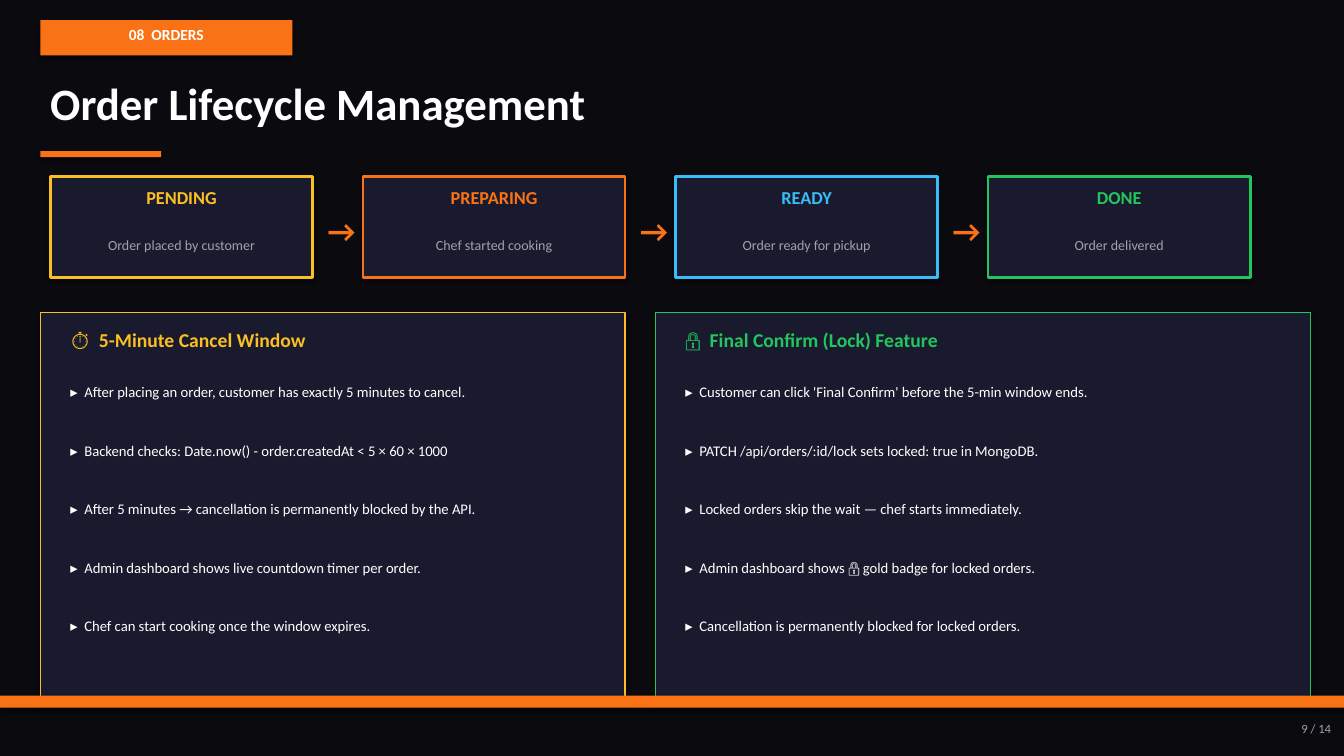
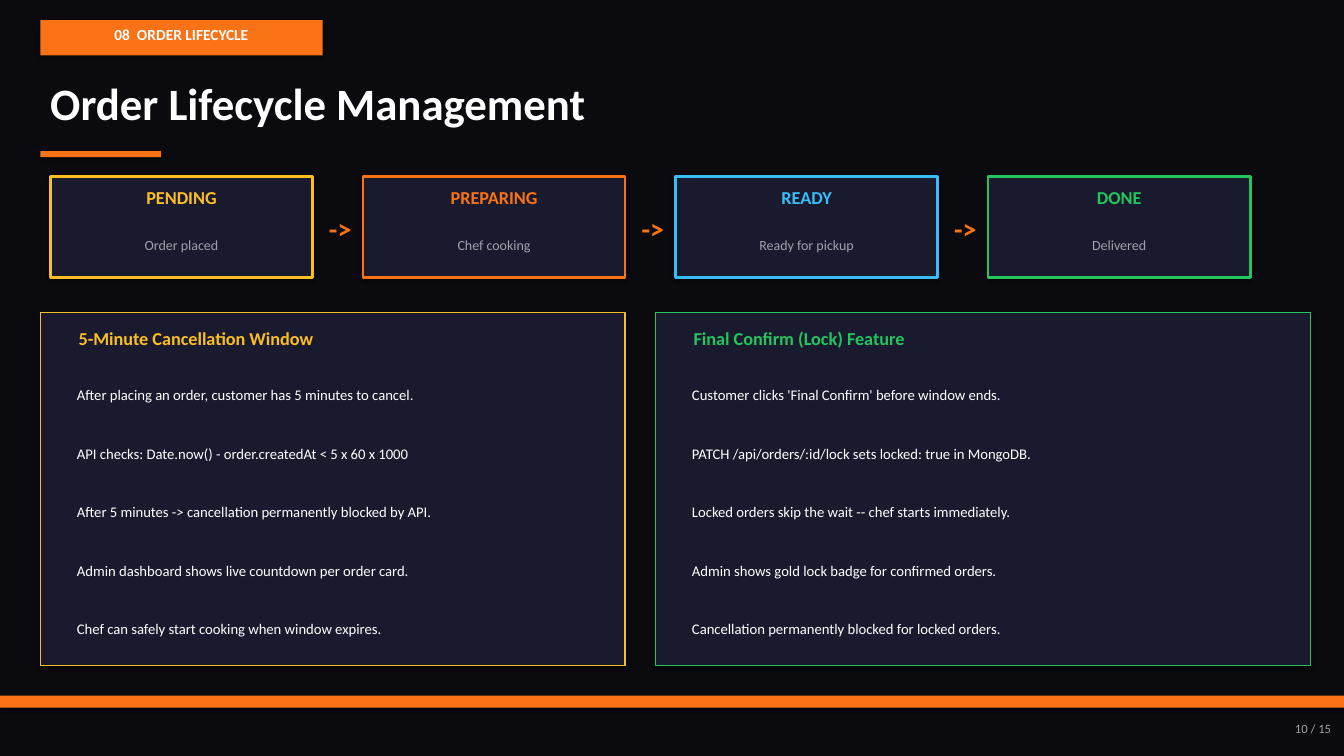
Before and after one commit to daniyalbettani/voice-restaurant-ai, a slide deck: slide 10 of VoiceBite_AI_Presentation.pptx (slide 9 before the commit). Drawn at 1344x756 pixels with LibreOffice and Linux fonts; fonts in the diff are those of the drawing. Boxes give left, top, right and bottom in pixels: in the first picture for what was removed or moved away, otherwise in the second. Text is boxed around its words. In the diff, an @@ line names an element or a change of style, - is before the commit and + after.

```diff
--- a/VoiceBite_AI_Presentation.pptx
+++ b/VoiceBite_AI_Presentation.pptx
@@ rectangle: place and size @@
-rectangle at <box>40,20,292,55</box>
+rectangle at <box>40,20,323,55</box>
@@ text at <box>114,29,248,40</box>: text changed @@
-08 ORDERS
+08 ORDER LIFECYCLE
@@ text at <box>318,207,363,252</box>: text changed; size 22 to 20 pt @@
-→
+->
@@ text at <box>630,207,676,252</box>: text changed; size 22 to 20 pt @@
-→
+->
@@ text at <box>943,207,988,252</box>: text changed; size 22 to 20 pt @@
-→
+->
@@ text at <box>145,240,218,252</box>: text changed @@
-Order placed by customer
+Order placed
@@ text at <box>458,240,531,253</box>: text changed @@
-Chef started cooking
+Chef cooking
@@ text at <box>759,240,853,252</box>: text changed @@
-Order ready for pickup
+Ready for pickup
@@ text at <box>1092,240,1146,250</box>: text changed @@
-Order delivered
+Delivered
@@ rectangle: place and size @@
-rectangle at <box>40,313,625,706</box>
+rectangle at <box>40,313,625,665</box>
@@ rectangle: place and size @@
-rectangle at <box>655,313,1311,706</box>
+rectangle at <box>655,313,1311,665</box>
@@ text at <box>79,332,313,345</box>: text changed; size 14 to 13 pt @@
-⏱️ 5-Minute Cancel Window
+5-Minute Cancellation Window
@@ text at <box>694,331,905,348</box>: text changed; size 14 to 13 pt @@
-🔒 Final Confirm (Lock) Feature
+Final Confirm (Lock) Feature
@@ text at <box>692,389,1001,400</box>: text changed @@
-▸ Customer can click 'Final Confirm' before the 5-min window ends.
+Customer clicks 'Final Confirm' before window ends.
@@ text at <box>77,390,413,403</box>: text changed @@
-▸ After placing an order, customer has exactly 5 minutes to cancel.
+After placing an order, customer has 5 minutes to cancel.
@@ text at <box>77,448,408,461</box>: text changed @@
-▸ Backend checks: Date.now() - order.createdAt < 5 × 60 × 1000
+API checks: Date.now() - order.createdAt < 5 x 60 x 1000
@@ text at <box>692,448,1031,462</box>: text changed @@
-▸ PATCH /api/orders/:id/lock sets locked: true in MongoDB.
+PATCH /api/orders/:id/lock sets locked: true in MongoDB.
@@ text at <box>77,506,431,520</box>: text changed @@
-▸ After 5 minutes → cancellation is permanently blocked by the API.
+After 5 minutes -> cancellation permanently blocked by API.
@@ text at <box>692,506,1011,520</box>: text changed @@
-▸ Locked orders skip the wait — chef starts immediately.
+Locked orders skip the wait -- chef starts immediately.
@@ text at <box>77,565,408,579</box>: text changed @@
-▸ Admin dashboard shows live countdown timer per order.
+Admin dashboard shows live countdown per order card.
@@ text at <box>692,565,996,579</box>: text changed @@
-▸ Admin dashboard shows 🔒 gold badge for locked orders.
+Admin shows gold lock badge for confirmed orders.
@@ text at <box>77,623,381,637</box>: text changed @@
-▸ Chef can start cooking once the window expires.
+Chef can safely start cooking when window expires.
@@ text at <box>692,623,1001,637</box>: text changed @@
-▸ Cancellation is permanently blocked for locked orders.
+Cancellation permanently blocked for locked orders.
@@ text at <box>1295,725,1331,733</box>: text changed @@
-9 / 14
+10 / 15
```
Also in this commit, not shown: 11 other slides changed, 3 slides added, 2 slides removed, 3 other files.
